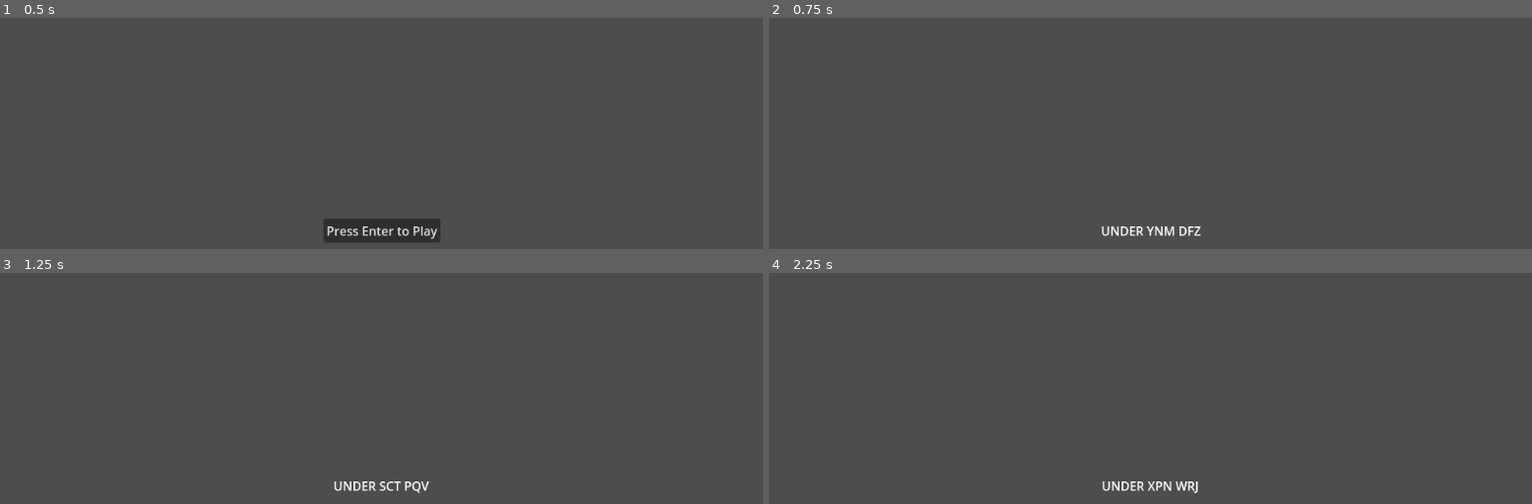
Above: before the commit, frames 1-4 (two rows, left to right).
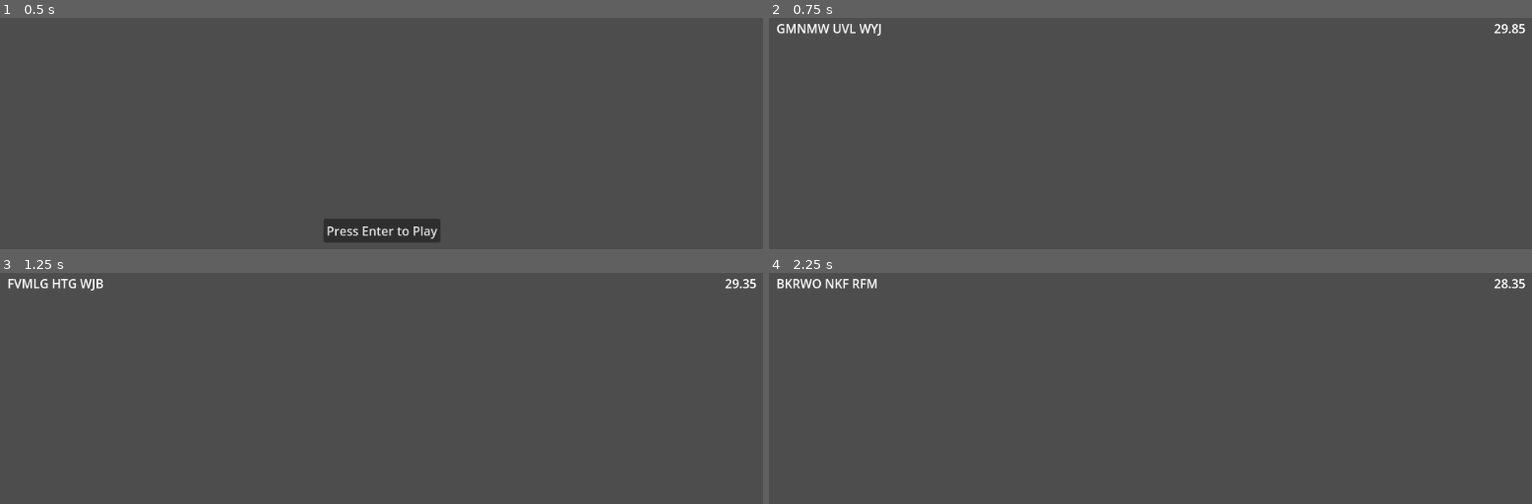
Above: after the commit, the same moments.

Repository: AlgorithmJuice/CodeBreaker
Game: Godot game, scene res://scenes/menu.tscn
Same seed, same stepped clock (60 frames per second), same inputs: the game is played once before the commit and once after it.
Inputs:
- Up to frame 1 (0.5 s): no input
- Up to frame 2 (0.75 s): click "Press Enter to Play" at 0.5 s
- Up to frame 3 (1.25 s): no input
- Up to frame 4 (2.25 s): tap Enter (bgs_start_p1) at 1.25, 2.1 s; hold Insert (bgs_insert_credit_p1) 1.28-2.03 s

Frame 1 is identical in both runs. In frame 2, 0.7% of the frame differs, in the area x 1-100%, y 2-95%; in frame 3, 0.7%; in frame 4, 0.8%, in the area x 1-100%, y 2-96%.

Commit message:
added round timer

Diff:
--- a/scenes/game.tscn
+++ b/scenes/game.tscn
@@ -11,28 +11,40 @@
 grow_vertical = 2
 script = ExtResource("1_e2t64")
 passphrase = [null]
-current_round = 1
 
-[node name="Passcode" type="Node" parent="."]
-
-[node name="PasscodeLabel" type="Label" parent="Passcode"]
-anchors_preset = 8
-anchor_left = 0.5
-anchor_top = 0.5
-anchor_right = 0.5
-anchor_bottom = 0.5
-offset_left = -512.0
-offset_top = -11.5
-offset_right = 512.0
-offset_bottom = 11.5
+[node name="MarginContainer" type="MarginContainer" parent="."]
+layout_mode = 1
+anchors_preset = -1
+anchor_right = 1.0
+anchor_bottom = 1.0
+offset_left = 25.0
+offset_top = 25.0
+offset_right = -25.0
+offset_bottom = -25.0
 grow_horizontal = 2
 grow_vertical = 2
+
+[node name="HorizontalContainer" type="HBoxContainer" parent="MarginContainer"]
+layout_mode = 2
+size_flags_vertical = 0
+
+[node name="PassphraseLabel" type="Label" parent="MarginContainer/HorizontalContainer"]
+layout_mode = 2
+size_flags_horizontal = 3
 text = "Password"
-horizontal_alignment = 1
-vertical_alignment = 1
 
-[node name="PasscodeTimer" type="Timer" parent="Passcode"]
+[node name="PassphraseTimer" type="Timer" parent="MarginContainer/HorizontalContainer/PassphraseLabel"]
 wait_time = 0.075
 autostart = true
 
-[connection signal="timeout" from="Passcode/PasscodeTimer" to="." method="_on_passcode_timer_timeout"]
+[node name="CountdownLabel" type="Label" parent="MarginContainer/HorizontalContainer"]
+layout_mode = 2
+size_flags_horizontal = 3
+size_flags_vertical = 1
+text = "Countdown"
+horizontal_alignment = 2
+
+[node name="CountdownTimer" type="Timer" parent="MarginContainer/HorizontalContainer/CountdownLabel"]
+
+[connection signal="timeout" from="MarginContainer/HorizontalContainer/PassphraseLabel/PassphraseTimer" to="." method="_on_passphrase_timer_timeout"]
+[connection signal="timeout" from="MarginContainer/HorizontalContainer/CountdownLabel/CountdownTimer" to="." method="_on_countdown_timer_timeout"]
--- a/scripts/game_controller.gd
+++ b/scripts/game_controller.gd
@@ -3,17 +3,28 @@
 
 @export var passphrase: Array = []
 @export var current_round: int = 0
+@export var round_time: float = 30
 
 var total_rounds: int = 0
+var passphrase_label: Label = null
+var countdown_label: Label = null
+var countdown_timer: Timer = null
 
 func _ready():
 	passphrase = get_passphrase()
 	total_rounds = passphrase.size()
 
-	get_node("Passcode/PasscodeLabel").text = display_passphrase()
+	init_passphrase()
+	init_countdown()
 
-func _on_passcode_timer_timeout():
-	get_node("Passcode/PasscodeLabel").text = display_passphrase()
+func _process(_delta):
+	countdown_label.text = display_countdown()
+
+func _on_passphrase_timer_timeout():
+	passphrase_label.text = display_passphrase()
+
+func _on_countdown_timer_timeout():
+	pass # Will be used later to reset round state.
 
 func get_passphrase():
 	var phrase = GameData.phrases[randi() % GameData.phrases.size()]
@@ -36,3 +47,18 @@
 		cracked_passphrase += " "
 
 	return cracked_passphrase.left(-1)
+
+func init_passphrase():
+	passphrase_label = $MarginContainer/HorizontalContainer/PassphraseLabel
+	passphrase_label.text = display_passphrase()
+
+func display_countdown():
+	return "%.2f" % countdown_timer.time_left
+
+func init_countdown():
+	countdown_label = $MarginContainer/HorizontalContainer/CountdownLabel
+	countdown_timer = $MarginContainer/HorizontalContainer/CountdownLabel/CountdownTimer
+
+	countdown_timer.wait_time = round_time
+	countdown_timer.start()
+	countdown_label.text = display_countdown()
